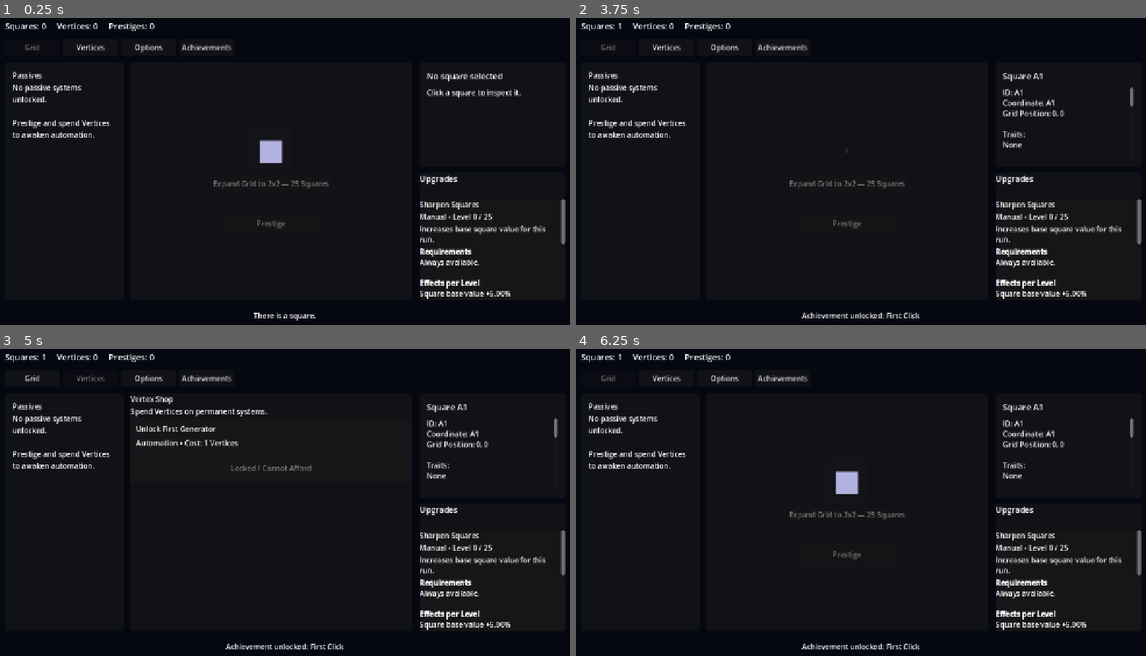
Above: before the commit, frames 1-4 (two rows, left to right).
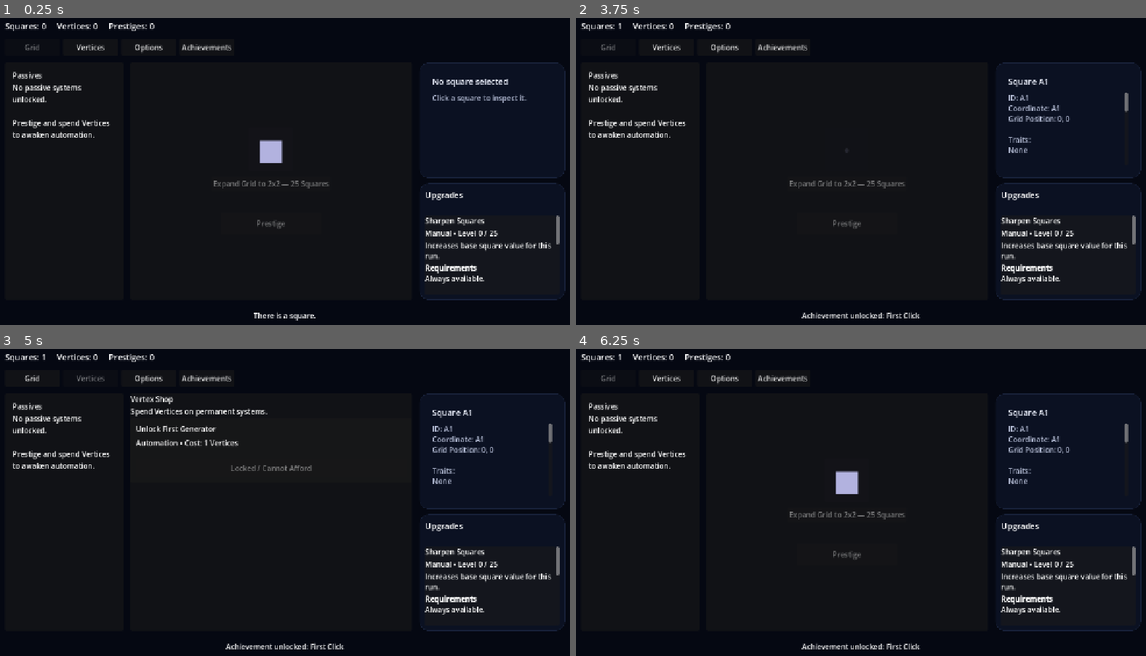
Above: after the commit, the same moments.

Repository: franciscoCapa27/Squared_2
Game: Godot game, scene res://scenes/main/Main.tscn
Two runs of this game, one before a commit and one after it. Both use one fixed random seed, a clock stepped at 60 frames per second and the inputs below.
Inputs:
- Up to frame 1 (0.25 s): no input
- Up to frame 2 (3.75 s): click "Vertices" at 0.5 s; click "Grid" at 1.25 s; click "Achievements" at 2 s; click "Grid" at 2.75 s; click "■" at 3.5 s
- Up to frame 3 (5 s): click "Vertices" at 4.25 s
- Up to frame 4 (6.25 s): click "Achievements" at 5 s; click "Grid" at 5.75 s

The runs differ from the first frame. In frame 1, 4.0% of the frame differs, in the area x 73-100%, y 14-92%; in frame 2, 4.3%; in frame 3, 4.3%; in frame 4, 4.3%.

Commit message:
Add UI theme system foundation

Diff:
--- /dev/null
+++ b/squared-2/data/themes/void_dark.tres
@@ -0,0 +1,14 @@
+[gd_resource type="Resource" script_class="UIThemeDefinition" format=3 uid="uid://cbf7mbgn1qgxc"]
+
+[ext_resource type="Script" uid="uid://cvatw78wn0lcx" path="res://scripts/resources/ui_theme_definition.gd" id="1_adej7"]
+
+[resource]
+script = ExtResource("1_adej7")
+background = Color(0.019607844, 0.03137255, 0.07058824, 1)
+background_subtle = Color(0.03137255, 0.050980393, 0.101960786, 1)
+surface_soft = Color(0.06666667, 0.101960786, 0.19215687, 0.8)
+surface_strong = Color(0.09019608, 0.12941177, 0.2509804, 0.8666667)
+border = Color(0.17254902, 0.22745098, 0.37254903, 0.6)
+border_soft = Color(0.11764706, 0.16078432, 0.27450982, 0.4)
+border_strong = Color(0.54509807, 0.4862745, 1, 0.6666667)
+metadata/_custom_type_script = "uid://cvatw78wn0lcx"
--- a/squared-2/project.godot
+++ b/squared-2/project.godot
@@ -18,6 +18,7 @@
 [autoload]
 
 EventBus="*uid://ol8d68orx64t"
+ThemeSystem="*uid://sfhn4lui7v3q"
 TraitDatabase="*uid://lp5heyu6k0ul"
 VertexUpgradeDatabase="*uid://bp2on18ku00cd"
 PassiveGeneratorDatabase="*uid://di5mvt7ott4ux"
--- a/squared-2/scenes/main/Main.tscn
+++ b/squared-2/scenes/main/Main.tscn
@@ -3,6 +3,7 @@
 [ext_resource type="Script" uid="uid://dafych8mmi7mc" path="res://scripts/main/main.gd" id="1_u1xfj"]
 [ext_resource type="Script" uid="uid://blvtlqs2ve4y7" path="res://scripts/ui/passive_panel.gd" id="2_gyg6b"]
 [ext_resource type="Script" uid="uid://bg5n4yaoqsv0k" path="res://scripts/ui/options_page.gd" id="2_nha0i"]
+[ext_resource type="Script" uid="uid://3kgpybmgkguk" path="res://scripts/ui/theme/themed_background.gd" id="2_ostsq"]
 [ext_resource type="Script" uid="uid://bxj37wgxednl7" path="res://scripts/ui/grid_page.gd" id="3_1rhdn"]
 [ext_resource type="Script" uid="uid://dtcxo6g4t8ui" path="res://scripts/ui/vertex_shop_page.gd" id="3_dc040"]
 [ext_resource type="Script" uid="uid://8mmn8xlnp7rn" path="res://scripts/ui/achievements_page.gd" id="6_ko0rf"]
@@ -19,15 +20,16 @@
 mouse_filter = 2
 script = ExtResource("1_u1xfj")
 
-[node name="Background" type="ColorRect" parent="." unique_id=333599262]
-layout_mode = 1
-anchors_preset = 15
-anchor_right = 1.0
-anchor_bottom = 1.0
-grow_horizontal = 2
-grow_vertical = 2
-mouse_filter = 2
-color = Color(0.019607844, 0.02745098, 0.06666667, 1)
+[node name="BackgroundPanel" type="Panel" parent="." unique_id=1452120984]
+unique_name_in_owner = true
+layout_mode = 1
+anchors_preset = 15
+anchor_right = 1.0
+anchor_bottom = 1.0
+grow_horizontal = 2
+grow_vertical = 2
+mouse_filter = 2
+script = ExtResource("2_ostsq")
 
 [node name="RootMargin" type="MarginContainer" parent="." unique_id=1265092952]
 layout_mode = 1
--- /dev/null
+++ b/squared-2/scripts/autoload/theme_system.gd
@@ -0,0 +1,218 @@
+extends Node
+
+signal theme_changed()
+
+const DEFAULT_THEME_PATH := "res://data/themes/void_dark.tres"
+
+var active_theme: UIThemeDefinition
+
+
+func _ready() -> void:
+	load_theme(DEFAULT_THEME_PATH)
+
+
+func load_theme(theme_path: String) -> void:
+	var resource: Resource = load(theme_path)
+
+	if resource == null:
+		push_error("Failed to load UI theme: %s" % theme_path)
+		return
+
+	if not resource is UIThemeDefinition:
+		push_error("Resource is not a UIThemeDefinition: %s" % theme_path)
+		return
+
+	active_theme = resource as UIThemeDefinition
+	theme_changed.emit()
+
+
+func get_theme_id() -> String:
+	if active_theme == null:
+		return ""
+
+	return active_theme.id
+
+
+func get_color(color_id: String) -> Color:
+	if active_theme == null:
+		return Color.WHITE
+
+	match color_id:
+		"background":
+			return active_theme.background
+		"background_subtle":
+			return active_theme.background_subtle
+		"surface":
+			return active_theme.surface
+		"surface_soft":
+			return active_theme.surface_soft
+		"surface_strong":
+			return active_theme.surface_strong
+		"border":
+			return active_theme.border
+		"border_soft":
+			return active_theme.border_soft
+		"border_strong":
+			return active_theme.border_strong
+		"text_primary":
+			return active_theme.text_primary
+		"text_secondary":
+			return active_theme.text_secondary
+		"text_muted":
+			return active_theme.text_muted
+		"accent_primary":
+			return active_theme.accent_primary
+		"accent_secondary":
+			return active_theme.accent_secondary
+		"success":
+			return active_theme.success
+		"warning":
+			return active_theme.warning
+		"danger":
+			return active_theme.danger
+		_:
+			push_warning("Unknown theme color id: %s" % color_id)
+			return Color.WHITE
+
+
+func make_background_style() -> StyleBoxFlat:
+	var style_box: StyleBoxFlat = StyleBoxFlat.new()
+
+	style_box.bg_color = get_color("background")
+	style_box.border_width_left = 0
+	style_box.border_width_top = 0
+	style_box.border_width_right = 0
+	style_box.border_width_bottom = 0
+
+	return style_box
+
+
+func make_panel_style() -> StyleBoxFlat:
+	if active_theme == null:
+		return StyleBoxFlat.new()
+
+	return make_style_box(
+		active_theme.surface,
+		active_theme.border_soft,
+		active_theme.panel_corner_radius,
+		active_theme.panel_border_width
+	)
+
+
+func make_elevated_panel_style() -> StyleBoxFlat:
+	if active_theme == null:
+		return StyleBoxFlat.new()
+
+	return make_style_box(
+		active_theme.surface_soft,
+		active_theme.border,
+		active_theme.panel_corner_radius,
+		active_theme.panel_border_width
+	)
+
+
+func make_card_style() -> StyleBoxFlat:
+	if active_theme == null:
+		return StyleBoxFlat.new()
+
+	return make_style_box(
+		active_theme.surface_soft,
+		active_theme.border_soft,
+		active_theme.card_corner_radius,
+		active_theme.card_border_width
+	)
+
+
+func make_selected_card_style() -> StyleBoxFlat:
+	if active_theme == null:
+		return StyleBoxFlat.new()
+
+	return make_style_box(
+		active_theme.surface_strong,
+		active_theme.border_strong,
+		active_theme.card_corner_radius,
+		active_theme.card_border_width
+	)
+
+
+func make_button_style() -> StyleBoxFlat:
+	if active_theme == null:
+		return StyleBoxFlat.new()
+
+	return make_style_box(
+		active_theme.surface_soft,
+		active_theme.border,
+		active_theme.button_corner_radius,
+		active_theme.button_border_width
+	)
+
+
+func make_button_hover_style() -> StyleBoxFlat:
+	if active_theme == null:
+		return StyleBoxFlat.new()
+
+	return make_style_box(
+		active_theme.surface_soft.lightened(active_theme.hover_brightness - 1.0),
+		active_theme.border_strong,
+		active_theme.button_corner_radius,
+		active_theme.button_border_width
+	)
+
+
+func make_button_pressed_style() -> StyleBoxFlat:
+	if active_theme == null:
+		return StyleBoxFlat.new()
+
+	return make_style_box(
+		active_theme.surface_soft.darkened(1.0 - active_theme.pressed_brightness),
+		active_theme.accent_primary,
+		active_theme.button_corner_radius,
+		active_theme.button_border_width
+	)
+
+
+func make_button_disabled_style() -> StyleBoxFlat:
+	if active_theme == null:
+		return StyleBoxFlat.new()
+
+	var bg_color: Color = active_theme.surface_soft
+	var border_color: Color = active_theme.border_soft
+
+	bg_color.a *= active_theme.disabled_opacity
+	border_color.a *= active_theme.disabled_opacity
+
+	return make_style_box(
+		bg_color,
+		border_color,
+		active_theme.button_corner_radius,
+		active_theme.button_border_width
+	)
+
+
+func make_style_box(
+	background_color: Color,
+	border_color: Color,
+	corner_radius: int,
+	border_width: int
+) -> StyleBoxFlat:
+	var style_box: StyleBoxFlat = StyleBoxFlat.new()
+
+	style_box.bg_color = background_color
+	style_box.border_color = border_color
+
+	style_box.corner_radius_top_left = corner_radius
+	style_box.corner_radius_top_right = corner_radius
+	style_box.corner_radius_bottom_left = corner_radius
+	style_box.corner_radius_bottom_right = corner_radius
+
+	style_box.border_width_left = border_width
+	style_box.border_width_top = border_width
+	style_box.border_width_right = border_width
+	style_box.border_width_bottom = border_width
+
+	style_box.content_margin_left = 12
+	style_box.content_margin_top = 12
+	style_box.content_margin_right = 12
+	style_box.content_margin_bottom = 12
+
+	return style_box
--- /dev/null
+++ b/squared-2/scripts/resources/ui_theme_definition.gd
@@ -0,0 +1,45 @@
+extends Resource
+class_name UIThemeDefinition
+
+@export var id: String = "void_dark"
+@export var display_name: String = "Void Dark"
+
+@export_group("Base Colors")
+@export var background: Color = Color("#060914")
+@export var background_subtle: Color = Color("#0A1020")
+
+@export_group("Surfaces")
+@export var surface: Color = Color("#0D1426CC")
+@export var surface_soft: Color = Color("#10182FCC")
+@export var surface_strong: Color = Color("#151F3BDD")
+
+@export_group("Borders")
+@export var border: Color = Color("#29365799")
+@export var border_soft: Color = Color("#1D294666")
+@export var border_strong: Color = Color("#6E7CFFAA")
+
+@export_group("Text")
+@export var text_primary: Color = Color("#EEF2FF")
+@export var text_secondary: Color = Color("#B8C0D9")
+@export var text_muted: Color = Color("#78839F")
+
+@export_group("Accents")
+@export var accent_primary: Color = Color("#8B7CFF")
+@export var accent_secondary: Color = Color("#67D7FF")
+@export var success: Color = Color("#64F29A")
+@export var warning: Color = Color("#FFB84D")
+@export var danger: Color = Color("#FF6B7A")
+
+@export_group("Shape")
+@export_range(0, 64, 1) var panel_corner_radius: int = 18
+@export_range(0, 64, 1) var card_corner_radius: int = 14
+@export_range(0, 64, 1) var button_corner_radius: int = 12
+
+@export_range(0, 8, 1) var panel_border_width: int = 1
+@export_range(0, 8, 1) var card_border_width: int = 1
+@export_range(0, 8, 1) var button_border_width: int = 1
+
+@export_group("Opacity")
+@export_range(0.0, 1.0, 0.01) var disabled_opacity: float = 0.45
+@export_range(0.0, 1.0, 0.01) var hover_brightness: float = 1.15
+@export_range(0.0, 1.0, 0.01) var pressed_brightness: float = 0.85
--- a/squared-2/scripts/ui/run_upgrades_panel.gd
+++ b/squared-2/scripts/ui/run_upgrades_panel.gd
@@ -8,6 +8,9 @@
 
 
 func _ready() -> void:
+	ThemeSystem.theme_changed.connect(_on_theme_changed)
+	_apply_theme()
+
 	EventBus.squares_changed.connect(_on_squares_changed)
 	EventBus.prestige_changed.connect(_on_prestige_changed)
 	EventBus.grid_changed.connect(_on_grid_changed)
@@ -18,6 +21,12 @@
 
 	refresh()
 
+func _apply_theme() -> void:
+	add_theme_stylebox_override("panel", ThemeSystem.make_panel_style())
+
+
+func _on_theme_changed() -> void:
+	_apply_theme()
 
 func refresh() -> void:
 	_rebuild_if_needed()
--- a/squared-2/scripts/ui/square_details_panel.gd
+++ b/squared-2/scripts/ui/square_details_panel.gd
@@ -6,6 +6,9 @@
 
 var selected_square_id: String = ""
 
+func _ready() -> void:
+	ThemeSystem.theme_changed.connect(_on_theme_changed)
+	_apply_theme()
 
 func show_square(square_id: String) -> void:
 	selected_square_id = square_id
@@ -91,3 +94,20 @@
 		return "None"
 
 	return ", ".join(values)
+
+func _apply_theme() -> void:
+	add_theme_stylebox_override("panel", ThemeSystem.make_panel_style())
+
+	selected_square_title.add_theme_color_override(
+		"font_color",
+		ThemeSystem.get_color("text_primary")
+	)
+
+	selected_square_details.add_theme_color_override(
+		"default_color",
+		ThemeSystem.get_color("text_secondary")
+	)
+
+
+func _on_theme_changed() -> void:
+	_apply_theme()
--- /dev/null
+++ b/squared-2/scripts/ui/theme/themed_background.gd
@@ -0,0 +1,15 @@
+extends Panel
+class_name ThemedBackground
+
+
+func _ready() -> void:
+	ThemeSystem.theme_changed.connect(_on_theme_changed)
+	apply_theme()
+
+
+func apply_theme() -> void:
+	add_theme_stylebox_override("panel", ThemeSystem.make_background_style())
+
+
+func _on_theme_changed() -> void:
+	apply_theme()
--- /dev/null
+++ b/squared-2/scripts/ui/theme/themed_panel.gd
@@ -0,0 +1,35 @@
+extends PanelContainer
+class_name ThemedPanel
+
+enum PanelStyle {
+	NORMAL,
+	ELEVATED,
+	CARD,
+	SELECTED_CARD
+}
+
+@export var panel_style: PanelStyle = PanelStyle.NORMAL
+@export var apply_on_ready: bool = true
+
+
+func _ready() -> void:
+	ThemeSystem.theme_changed.connect(_on_theme_changed)
+
+	if apply_on_ready:
+		apply_theme()
+
+
+func apply_theme() -> void:
+	match panel_style:
+		PanelStyle.NORMAL:
+			add_theme_stylebox_override("panel", ThemeSystem.make_panel_style())
+		PanelStyle.ELEVATED:
+			add_theme_stylebox_override("panel", ThemeSystem.make_elevated_panel_style())
+		PanelStyle.CARD:
+			add_theme_stylebox_override("panel", ThemeSystem.make_card_style())
+		PanelStyle.SELECTED_CARD:
+			add_theme_stylebox_override("panel", ThemeSystem.make_selected_card_style())
+
+
+func _on_theme_changed() -> void:
+	apply_theme()
Not shown, added: squared-2/scripts/autoload/theme_system.gd.uid
Not shown, added: squared-2/scripts/resources/ui_theme_definition.gd.uid
Not shown, added: squared-2/scripts/ui/theme/themed_background.gd.uid
Not shown, added: squared-2/scripts/ui/theme/themed_panel.gd.uid
